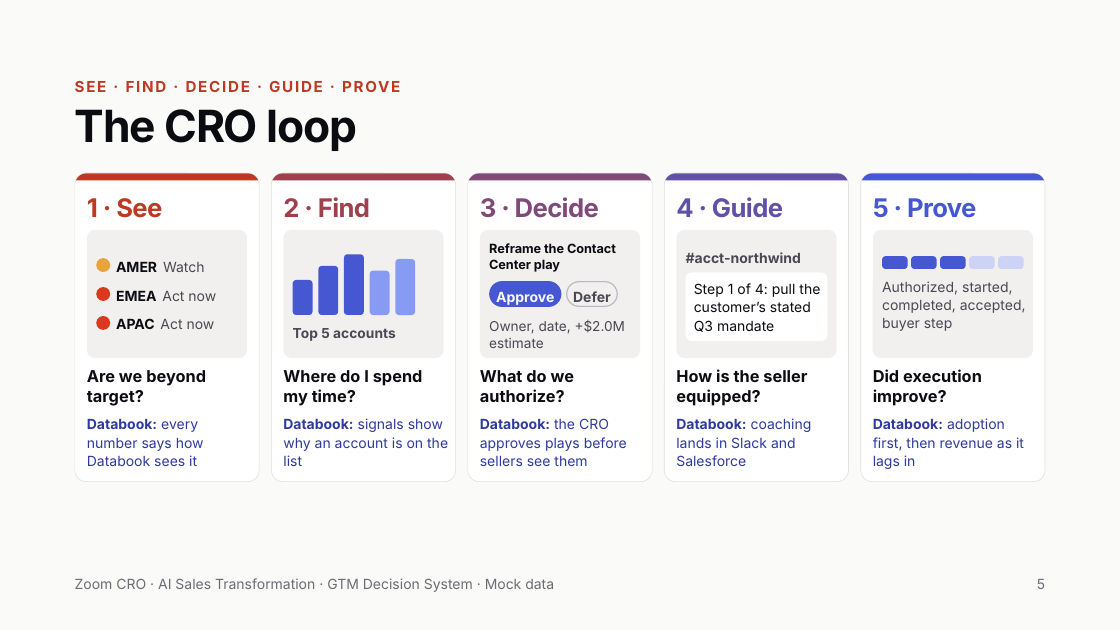
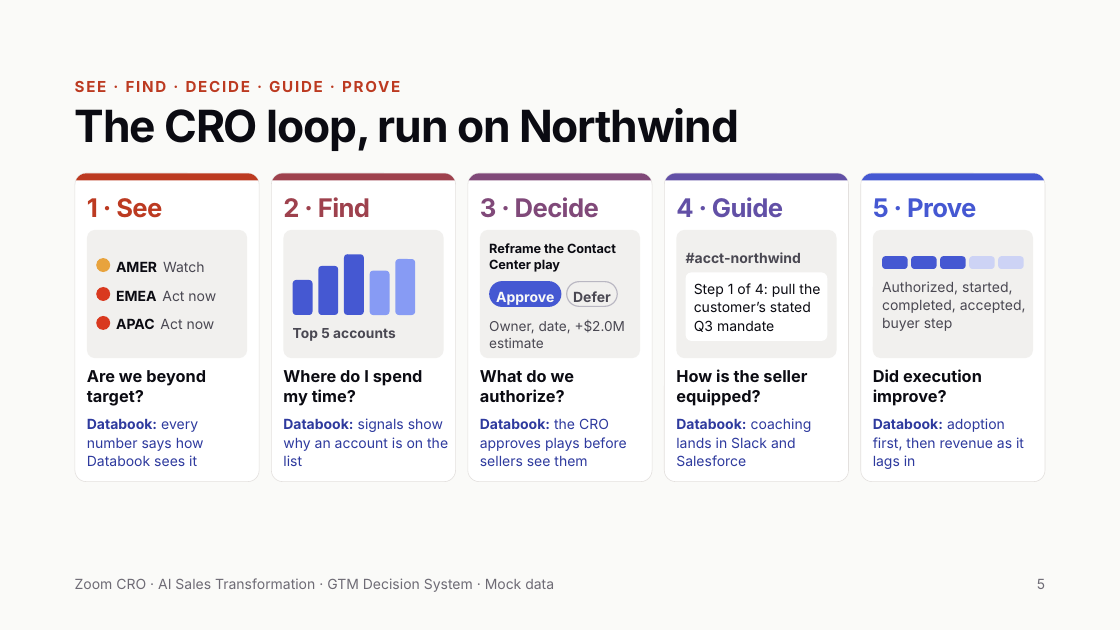
Before and after one commit to gayatrikulkaa-commits/zoom-cro-gtm-platform, a slide deck: slide 6 of Zoom CRO Pitch (6 slides) v2.pptx (slide 5 before the commit). Drawn at 1120x630 pixels with LibreOffice and Linux fonts; fonts in the diff are those of the drawing. Boxes give left, top, right and bottom in pixels: in the first picture for what was removed or moved away, otherwise in the second. Text is boxed around its words. In the diff, an @@ line names an element or a change of style, - is before the commit and + after.

```diff
--- a/Zoom CRO Pitch (6 slides) v2.pptx
+++ b/Zoom CRO Pitch (6 slides) v2.pptx
@@ title at bbox=[75, 108, 739, 151]: text changed @@
-The CRO loop
+The CRO loop, run on Northwind
```
Also in this commit, not shown: 3 other slides changed, 1 slide added, 12 other files.
